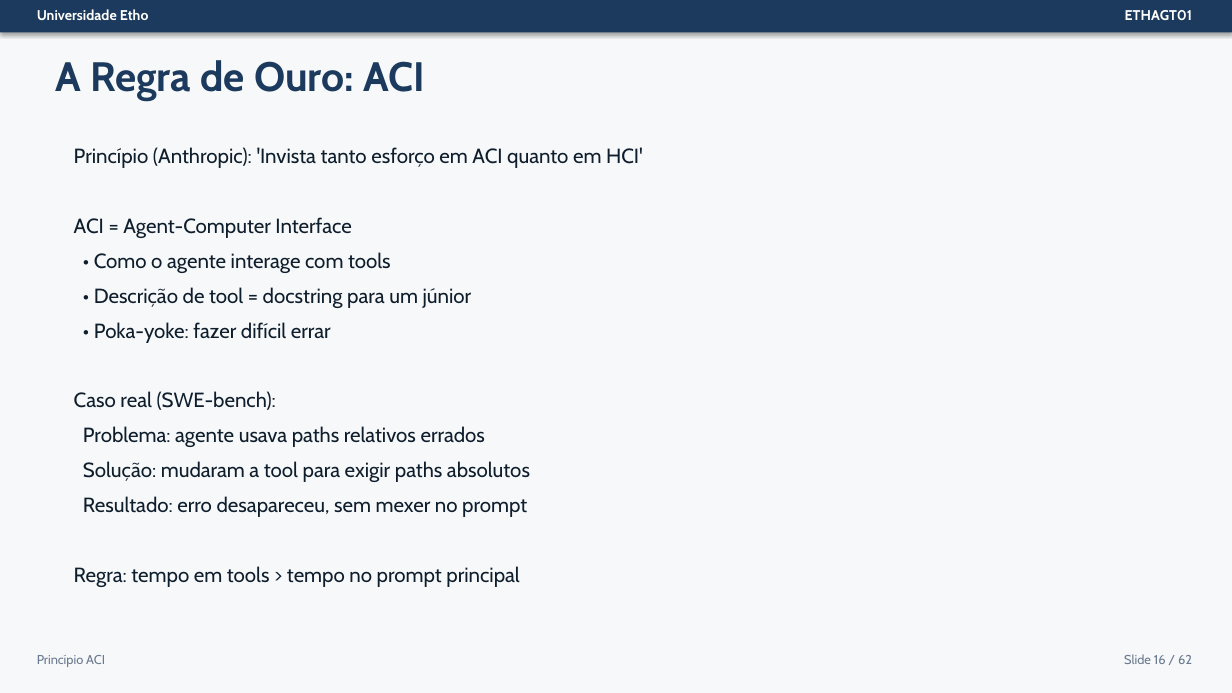
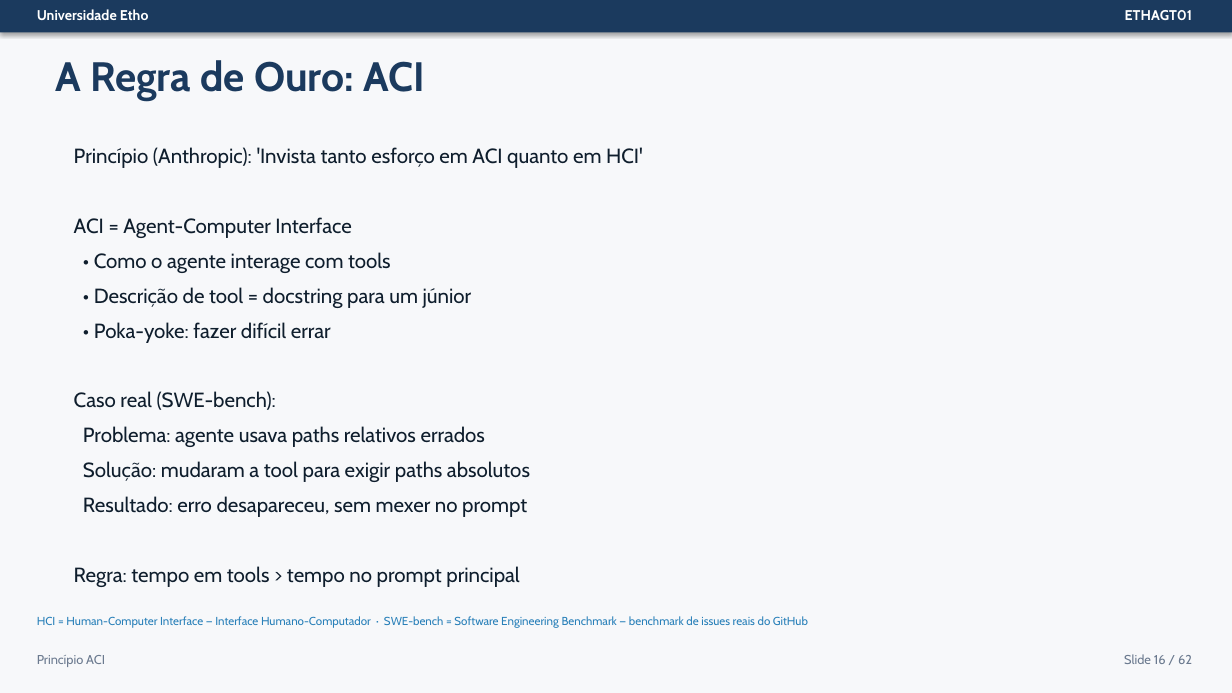
Before and after one commit to Etho-University/especializacao-programacao-agentica, a slide deck: slide 16 of 03-Slides/ETHAGT01/ETHAGT01-Apresentacao.pptx. Drawn at 1232x693 pixels with LibreOffice and Linux fonts; fonts in the diff are those of the drawing. Boxes give left, top, right and bottom in pixels: in the first picture for what was removed or moved away, otherwise in the second. Text is boxed around its words. In the diff, an @@ line names an element or a change of style, - is before the commit and + after.

```diff
--- a/03-Slides/ETHAGT01/ETHAGT01-Apresentacao.pptx
+++ b/03-Slides/ETHAGT01/ETHAGT01-Apresentacao.pptx
@@ text added at (37, 616, 808, 628), 9 pt, text #2980B9 @@
+HCI = Human-Computer Interface — Interface Humano-Computador · SWE-bench = Software Engineering Benchmark — benchmark de issues reais do GitHub
```
Also in this commit, not shown: 8 other slides changed, 57 other files.
